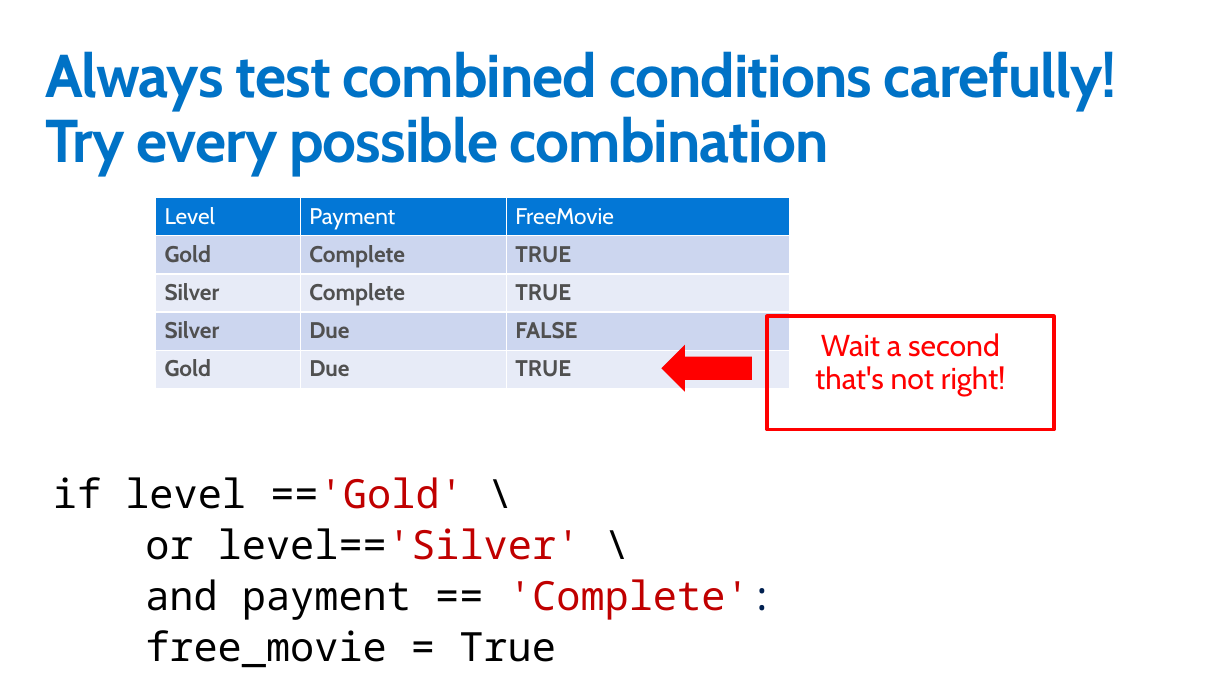
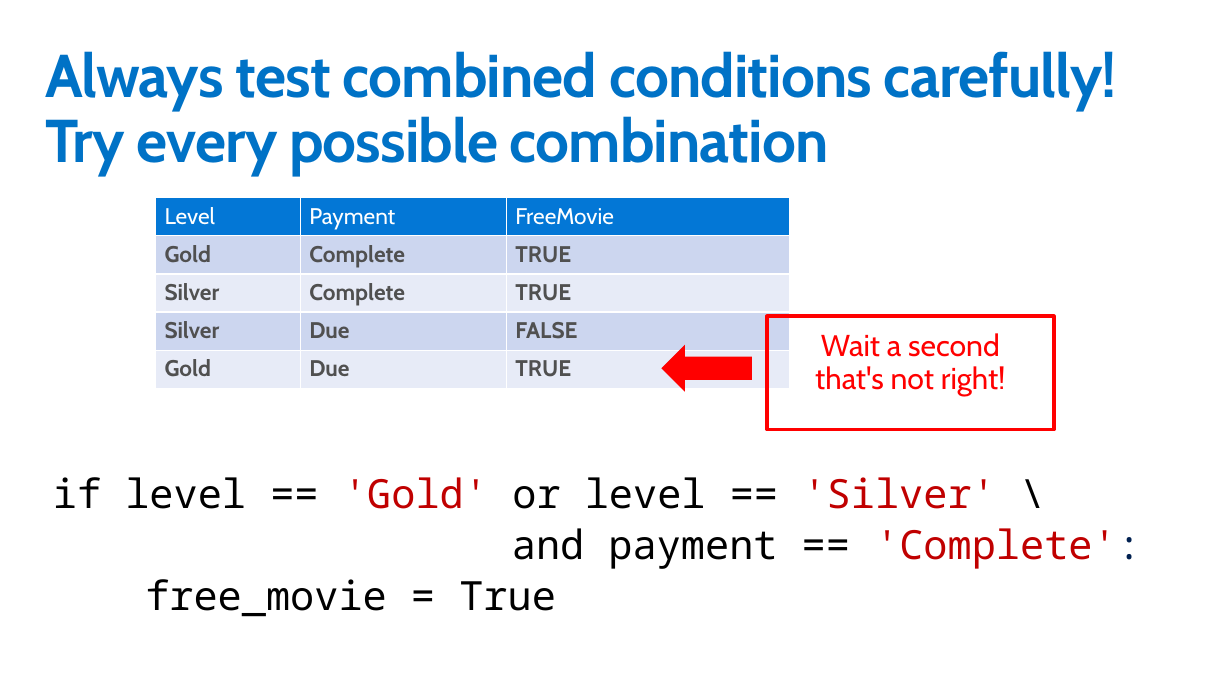
Before and after one commit to GeekTrainer/python-getting-started, a slide deck: slide 6 of Slides/10 - ComplexConditionChecks.pptx. Drawn at 1232x693 pixels with LibreOffice and Linux fonts; fonts in the diff are those of the drawing. Boxes give left, top, right and bottom in pixels: in the first picture for what was removed or moved away, otherwise in the second. Text is boxed around its words. In the diff, an @@ line names an element or a change of style, - is before the commit and + after.

```diff
--- a/Slides/10 - ComplexConditionChecks.pptx
+++ b/Slides/10 - ComplexConditionChecks.pptx
@@ text at box(53, 477, 996, 509): text changed @@
-if level =='Gold' \
-or level=='Silver' \
+if level == 'Gold' or level == 'Silver' \
```
Also in this commit, not shown: 3 other slides changed, 3 other files.
